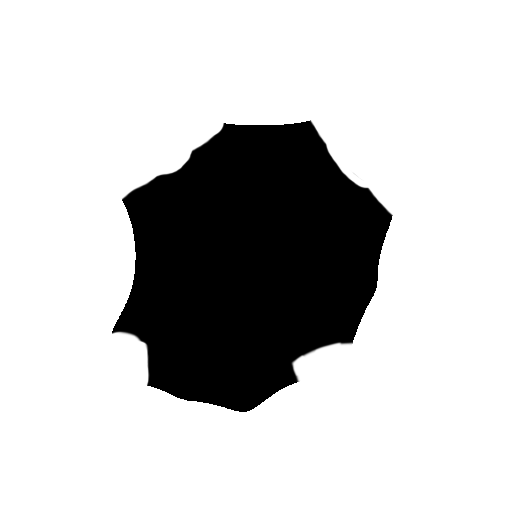
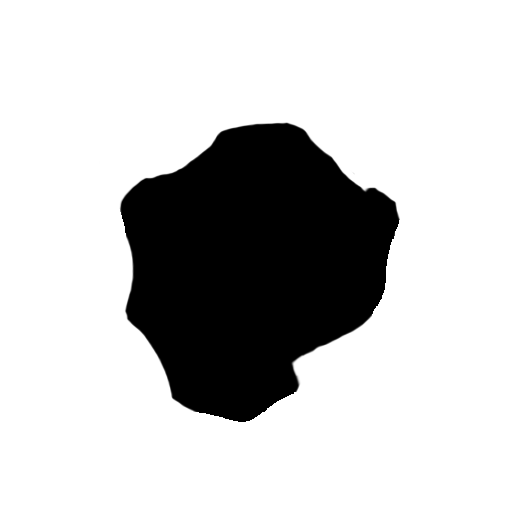
Before/after of a 512px x 512px layered artwork. What changed in the layer stack:
painted on "Layer 3" over [112, 120, 400, 422]
painted on "Layer 2" over [112, 330, 124, 335]
painted on "Layer 0" over [112, 120, 400, 422]
